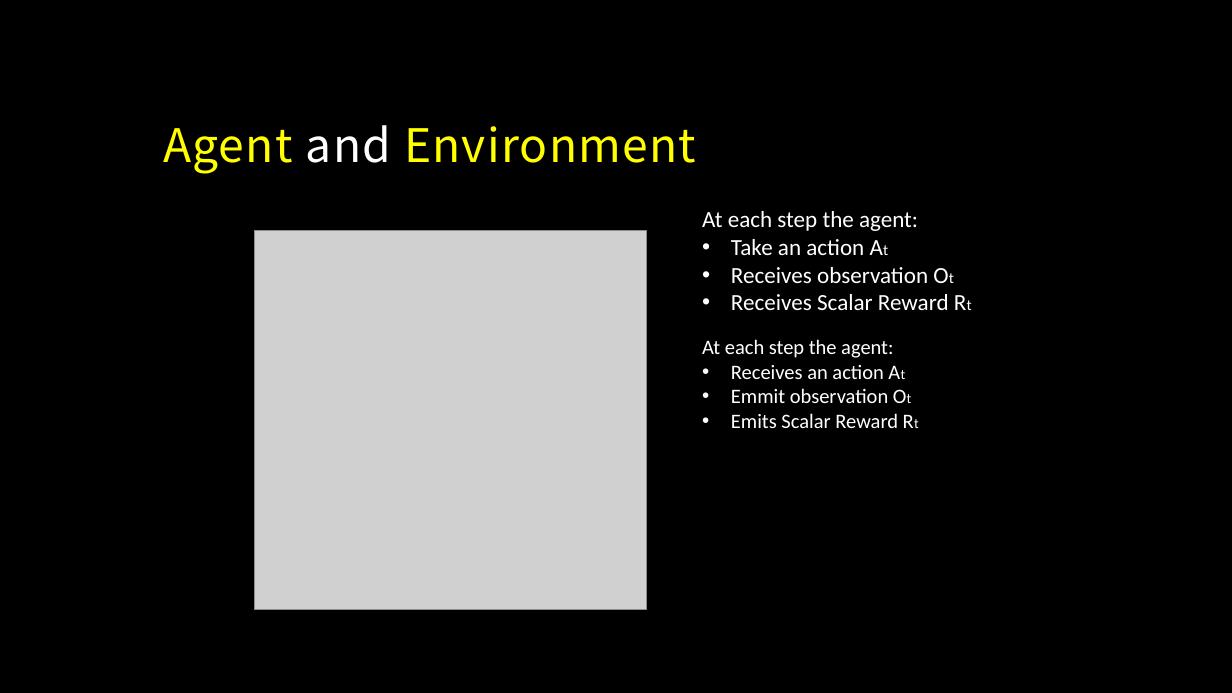
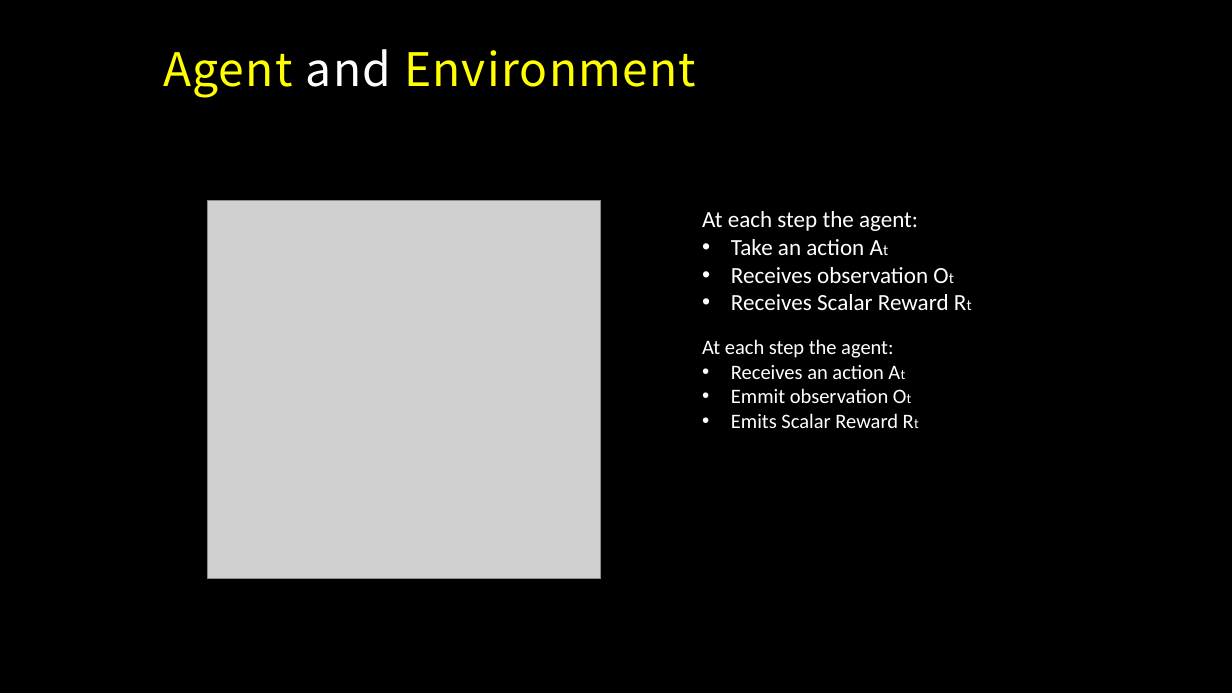
Before and after one commit to MacgyverLin/VintageComputer, a slide deck: slide 16 of Speech/Reinforcement Learning.pptx. Drawn at 1232x693 pixels with LibreOffice and Linux fonts; fonts in the diff are those of the drawing; grey boxes stand for pictures; background and template pictures are left out. Boxes give left, top, right and bottom in pixels: in the first picture for what was removed or moved away, otherwise in the second. Text is boxed around its words. In the diff, an @@ line names an element or a change of style, - is before the commit and + after.

```diff
--- a/Speech/Reinforcement Learning.pptx
+++ b/Speech/Reinforcement Learning.pptx
@@ title "Agent and Environment": place and size @@
-title "Agent and Environment" at bbox=[163, 125, 696, 174]
+title "Agent and Environment" at bbox=[163, 49, 696, 98]
@@ picture: place and size @@
-picture at bbox=[254, 231, 647, 610]
+picture at bbox=[208, 201, 601, 579]
```
Also in this commit, not shown: 2 other slides changed, 4 slides added.
